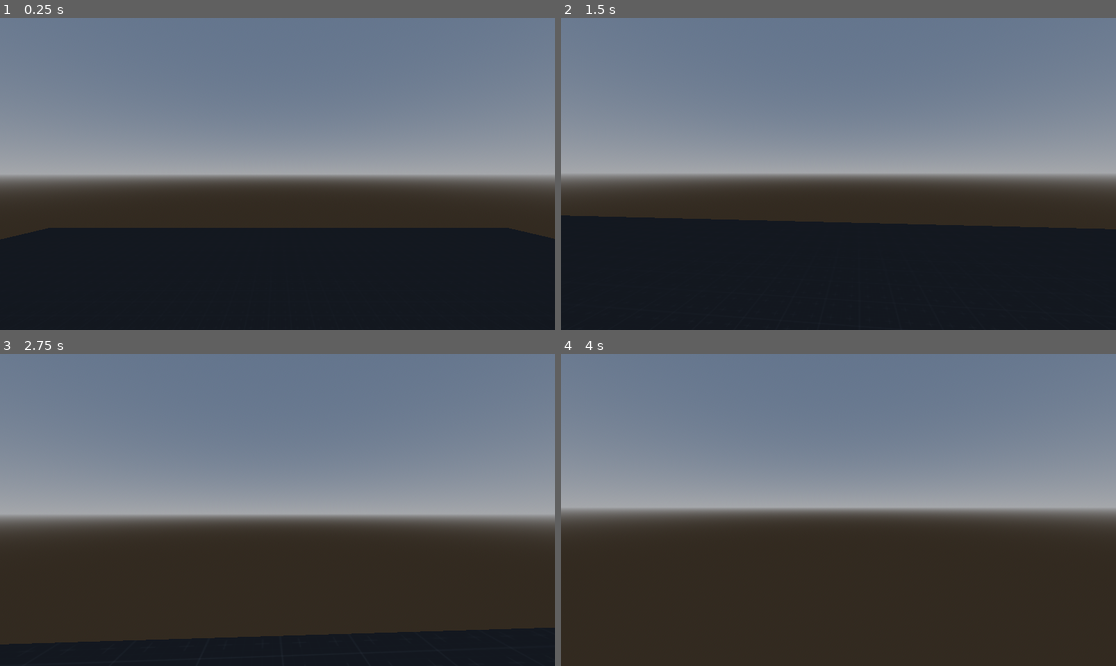
Above: before the commit, frames 1-4 (two rows, left to right).
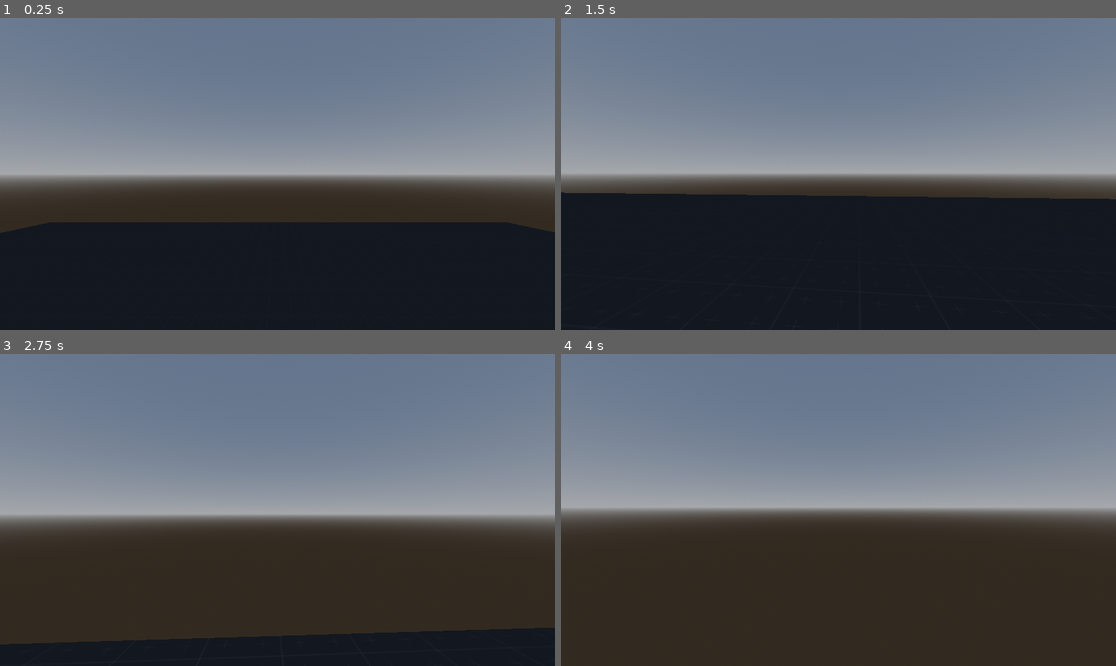
Above: after the commit, the same moments.

Repository: MyUsernamee/snow-game
Game: Godot game, scene res://Game.tscn
Same seed, same stepped clock (60 frames per second), same inputs: the game is played once before the commit and once after it.
Inputs (mouse positions are in pixels of both pictures, inside the frame that each line leads up to):
- Up to frame 1 (0.25 s): no input
- Up to frame 2 (1.5 s): move the mouse to (866, 174) at 0.52 s; hold W (move_forward) from 0.53 s (still down); tap Space (jump) at 0.77 s; move the mouse to (810, 174) at 1.27 s
- Up to frame 3 (2.75 s): keep holding W (move_forward); tap Space (jump) at 1.52 s; move the mouse to (288, 503) at 2.02 s
- Up to frame 4 (4 s): keep holding W (move_forward); move the mouse to (832, 516) at 2.77 s; tap Space (jump) at 3.02, 3.77 s; tap Enter at 3.5 s; move the mouse to (877, 513) at 3.52 s

The runs differ from the first frame. In frame 1, 1.8% of the frame differs, in the area x 0-100%, y 65-72%; in frame 2, 8.5%, in the area x 0-100%, y 55-68%; in frame 3, less than 0.1%; in frame 4, nothing differs.

Commit message:
Increase gravity for better player movement

Diff:
--- a/Scripts/PlayerController.gd
+++ b/Scripts/PlayerController.gd
@@ -9,7 +9,7 @@
 @export var move_speed: float = 10
 @export var sprint_speed: float = 20
 @export var jump_power: float = 10
-@export var gravity: float = 9.8 * 2
+@export var gravity: float = 9.8 * 4
 
 var view_direction: Vector3 = Vector3(0, 0, 1)
 
